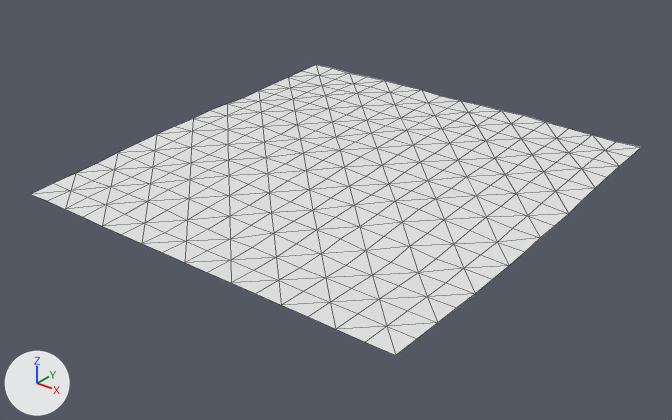
A saved change to the OBJ model assets/maps/chunks/terrain_lod1_-2_4.obj.
Camera for both pictures: a 50 mm camera at (-36.2, -774.7, 101.7) aimed at (-190.6, -581.8, -17.9). Arrows for +X, +Y and +Z are at lower left; the lights stay in place. The picture after the commit comes second. Mesh edges are drawn as thin lines. Where no turn or scale is listed for an object, it has been applied to the vertices.

Objects in the first picture: 'terrain_lod1_-2_4'.
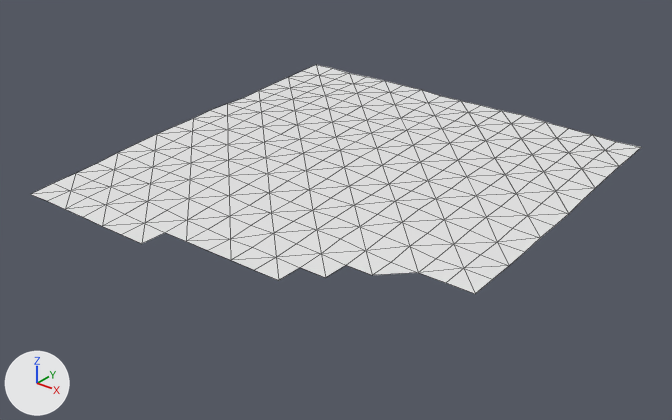
What differs and where, as boxes [x1, y1, x2, y2] in the pictures (672 x 420 px):
'terrain_lod1_-2_4', reshaped (21% shorter): before [31, 65, 641, 355]; after [31, 65, 641, 294]
part 1 of me_terrain_lod1__2_4, deleted: before [142, 233, 474, 355]

The edits, one by one:
me_terrain_lod1__2_4 is used by ob_terrain_lod1__2_4; location (0.0, 0.0, 0.0).
me_terrain_lod1__2_4 had 289 vertices, 512 faces and spanned x -256.0..-128.0, y -640.0..-512.0, z -10.8..-2.7.
me_terrain_lod1__2_4 now has 267 vertices, 469 faces and spans x -256.0..-128.0, y -640.0..-512.0, z -10.8..-2.7.
Part 1, on me_terrain_lod1__2_4:
22 vertices are removed from x -200.0..-128.0, y -640.0..-616.0, z -10.8.
43 faces are deleted.
